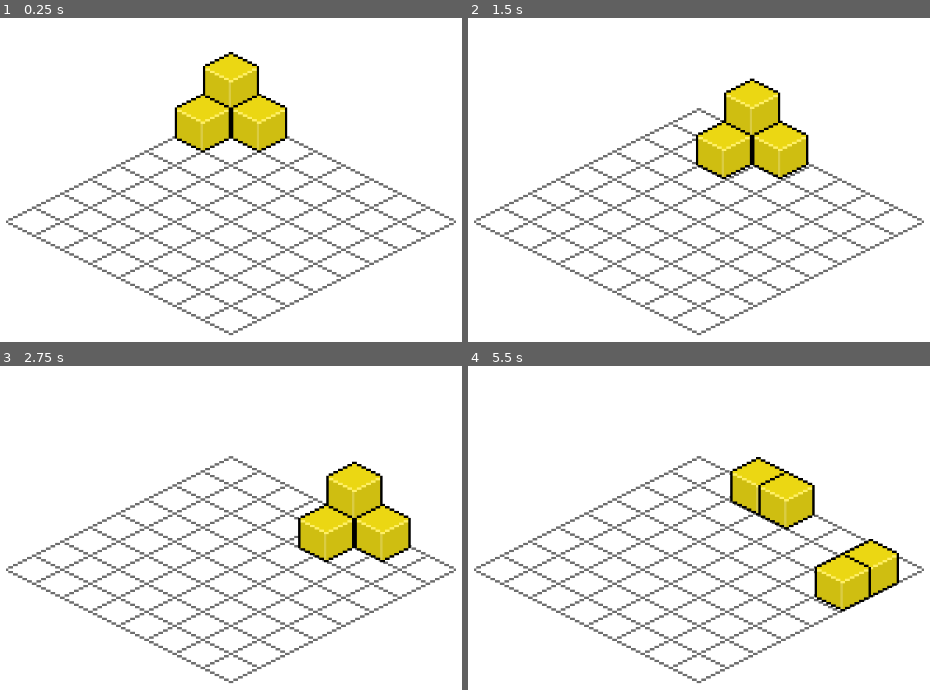
Above: before the commit, frames 1-4 (two rows, left to right).
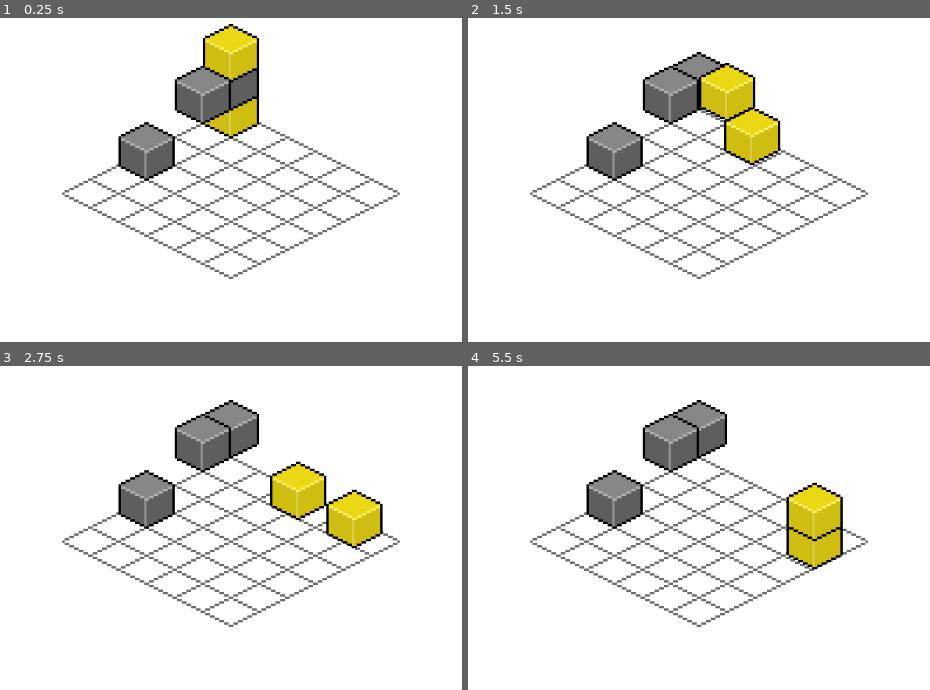
Above: after the commit, the same moments.

Repository: fengjiongmax/3D_iso_in_2D
Game: Godot game, scene res://main.tscn
Two runs of this game, one before a commit and one after it. Both use one fixed random seed, a clock stepped at 60 frames per second and the inputs below.
Inputs:
- Up to frame 1 (0.25 s): no input
- Up to frame 2 (1.5 s): tap Enter at 0.5 s; hold X (movable_right) 0.53-1.28 s; hold Z (movable_back) from 1.28 s (still down)
- Up to frame 3 (2.75 s): release Z (movable_back) at 2.03 s; hold X (movable_right) from 2.03 s (still down)
- Up to frame 4 (5.5 s): release X (movable_right) at 2.78 s; hold S (movable_forward) 2.78-3.53 s; hold A (movable_left) 3.53-5.03 s; hold Z (movable_back) from 5.03 s (still down)

The runs differ from the first frame. In frame 1, 11% of the frame differs, in the area x 1-99%, y 1-98%; in frame 2, 13%; in frame 3, 14%; in frame 4, 15%, in the area x 1-99%, y 10-98%.

Commit message:
Adjust movement

Diff:
--- a/blocks/movable/movable.gd
+++ b/blocks/movable/movable.gd
@@ -26,6 +26,13 @@
 	if _self_up_item != null:
 		return false
 
+	var _self_up_up_coordinate = game_pos + Vector3.UP*2
+	if !Grid.coordinate_within_rangev(_self_up_up_coordinate):
+		return false
+	var _self_up_up_item = Grid.get_game_axisv(_self_up_up_coordinate)
+	if _self_up_up_item != null:
+		return false
+
 	var _direction_up_axie = game_pos + direction + Vector3.UP
 	if !Grid.coordinate_within_rangev(_direction_up_axie):
 		return false
--- a/blocks/movable/states/fall.gd
+++ b/blocks/movable/states/fall.gd
@@ -51,7 +51,7 @@
 	else:
 		if Grid.get_game_axisv(movable.game_pos + move_direction) == null:
 			_state_machine.switch_state("move",{"direction":move_direction})
-		elif movable.is_direction_jumpable(move_direction):
+		elif move_direction != Vector3.ZERO && movable.is_direction_jumpable(move_direction):
 			_state_machine.switch_state("jump",{"direction":move_direction})
 		else:
 			_state_machine.switch_state("idle")
--- a/blocks/movable/states/idle.gd
+++ b/blocks/movable/states/idle.gd
@@ -16,3 +16,9 @@
 			_state_machine.switch_state("jump",{"direction":command})
 		else:
 			print("%s not able to move" % _move_target_coordinate)
+	elif _msg.keys().has("reach_target"):
+		if Grid.coordinate_within_rangev(movable.game_pos + Vector3.DOWN) &&\
+		 Grid.get_game_axisv(movable.game_pos + Vector3.DOWN) == null:
+			_state_machine.switch_state("fall",{})
+			pass
+		pass
--- a/grid.gd
+++ b/grid.gd
@@ -3,7 +3,7 @@
 
 var game_arr = [] # a 3D array
 # let's just assume we'll have a board with the size of V3(8,8,8)
-var game_size = Vector3(8,8,8)
+var game_size = Vector3(6,6,6)
 
 func _ready():
 	set_grid_array()
--- a/main.gd
+++ b/main.gd
@@ -16,13 +16,27 @@
 			$floor_tile.set_cell(x,z,0)
 		pass
 	# you can add blocks however you want ,but might got something weird.
-	new_movable(0,1,0)
+
 	new_movable(0,0,0)
-	new_movable(0,0,1)
-	new_movable(1,0,0)
-#	new_unmovable(0,0,2)
-#	new_unmovable(1,0,0)
-#	new_unmovable(3,0,3)
+	new_movable(0,2,0)
+
+	new_unmovable(0,1,0)
+	new_unmovable(0,1,1)
+
+	new_unmovable(0,0,3)
+
+#	new_unmovable(1,1,0)
+#	new_unmovable(1,2,0)
+#	new_unmovable(1,3,0)
+
+#	new_movable(0,0,0)
+#	new_movable(0,1,0)
+#	new_movable(0,0,1)
+#
+#	new_unmovable(0,1,2)
+#	new_unmovable(0,1,3)
+
+
 	pass
 
 func _input(event):
@@ -36,6 +50,11 @@
 		send_command(Vector3.RIGHT)
 
 func send_command(command:Vector3) -> void:
+	var _idle_count:int = 0
+	for i in sorted:
+		if i.get_node("state_machine").state.name == "idle":
+			_idle_count += 1
+	if _idle_count == sorted.size():
 		sorted = Grid.sort_by_direction(command)
 		for i in sorted:
 			i.receive_command({"direction":command})
